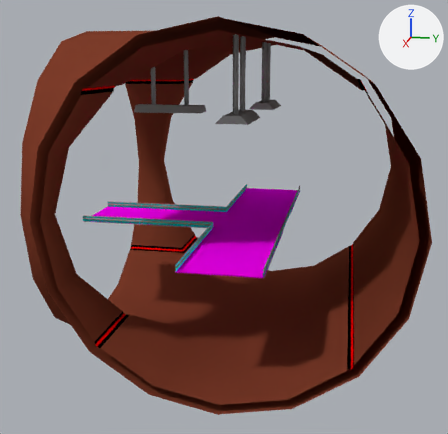
A saved change to the Blender file VILE/Assets/Models/room_tunnel_intersectionT.blend.
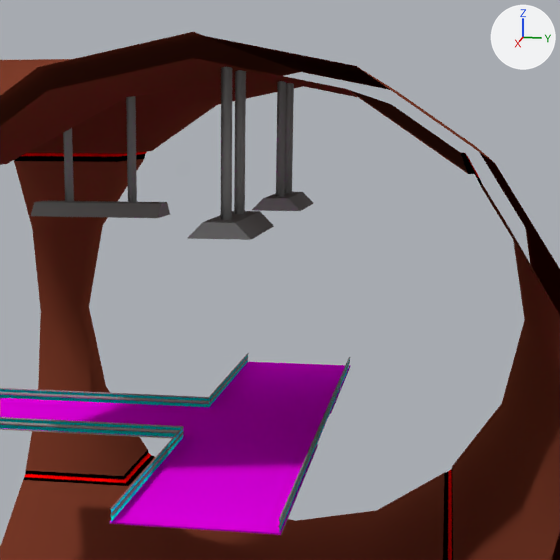
There are two pictures of each version: one whole from a camera (50 mm lens) standing at (17.93, 2.7, 4.56) and looking at (0.32, -0.82, 0.16), one close up on the part from 26% to 91% of the width and 0% to 67% of the height. Lighting does not change. The marker at upper right points along +X, +Y and +Z.

The scene before the commit, as lines of its bpy script (objects in view):
```python
me_cube_003 = bpy.data.meshes.new('Cube.003')
me_cube_003.from_pydata(...)  # 80 vertices, 40 faces; spans x -5.0..5.0, y -5.0..1.01, z 0.05..0.17
me_cube_003.polygons.foreach_set('use_smooth', [True] * 40)
me_cube_003.materials.append(mat_metal)  # its picture is missing
me_cube_004 = bpy.data.meshes.new('Cube.004')
me_cube_004.from_pydata(...)  # 28 vertices, 22 faces; spans x -0.4..0.4, y -1.0..1.0, z -0.06..1.99
# faces by material slot: [1, 21]
me_cube_004.materials.append(mat_light)  # its picture is missing
me_cube_004.materials.append(mat_metal)  # its picture is missing
me_cube_007 = bpy.data.meshes.new('Cube.007')
me_cube_007.from_pydata(...)  # 28 vertices, 22 faces; spans x -0.4..0.4, y -1.0..1.0, z -0.06..1.99
# faces by material slot: [1, 21]
me_cube_007.materials.append(mat_light)  # its picture is missing
me_cube_007.materials.append(mat_metal)  # its picture is missing
ob_light_1_001 = bpy.data.objects.new('Light 1.001', me_cube_007)
ob_light_1_001.location = (-2.5, 0.0, 3.26)
ob_light_1_001.rotation_euler = (0.0, 0.0, 1.571)  # degrees (0, 0, 90)
ob_light_2 = bpy.data.objects.new('Light 2', me_cube_004)
ob_light_2.location = (0.0, -2.5, 3.26)
ob_rails = bpy.data.objects.new('Rails ', me_cube_003)
ob_rails.location = (0.0, 0.0, 0.0)
# also in view: 'Platform' at (0.0, -1.99, 0.07); 'Tunnel' at (0.0, -0.26, 1.0); 'Light 2.001' at (2.5, 0.0, 4.23)
```
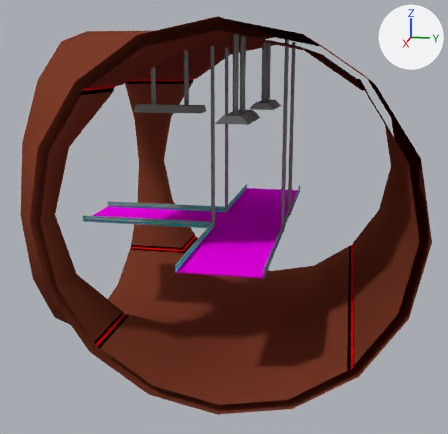
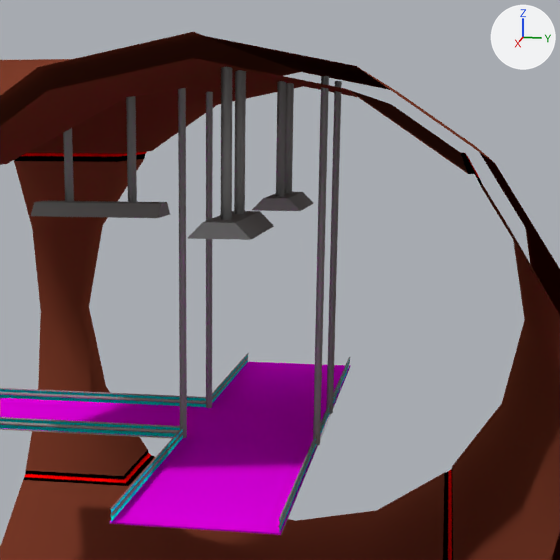
Boxes [x1, y1, x2, y2] around the edits, measured in the close-ups (560 x 560 px):
'Rails ', reshaped
    before: [0, 353, 350, 528]
    after: [0, 76, 350, 528]
part 1 of me_cube_003, added
    after: [206, 92, 213, 408]
part 2 of me_cube_003, added
    after: [178, 88, 187, 438]
part 3 of me_cube_003, added
    after: [326, 81, 342, 414]
part 4 of me_cube_003, added
    after: [313, 76, 329, 445]

The change in detail:
me_cube_003 is used by ob_rails; location (0.0, 0.0, 0.0).
me_cube_003 had 80 vertices, 40 faces and spanned x -5.0..5.0, y -5.0..1.01, z 0.05..0.17.
me_cube_003 now has 132 vertices, 72 faces and spans x -5.0..5.0, y -5.0..1.05, z -0.03..5.2.
me_cube_003 part 1: a new loose piece of 13 vertices spanning x -1.05..-0.95, y -1.05..-0.95, z -0.03..5.2, in mat_metal (its picture is missing).
me_cube_003 part 2: a new loose piece of 13 vertices spanning x 0.95..1.05, y -1.05..-0.95, z -0.03..5.2, in mat_metal (its picture is missing).
me_cube_003 part 3: a new loose piece of 13 vertices spanning x -1.05..-0.95, y 0.95..1.05, z -0.03..5.2, in mat_metal (its picture is missing).
me_cube_003 part 4: a new loose piece of 13 vertices spanning x 0.95..1.05, y 0.95..1.05, z -0.03..5.2, in mat_metal (its picture is missing).
